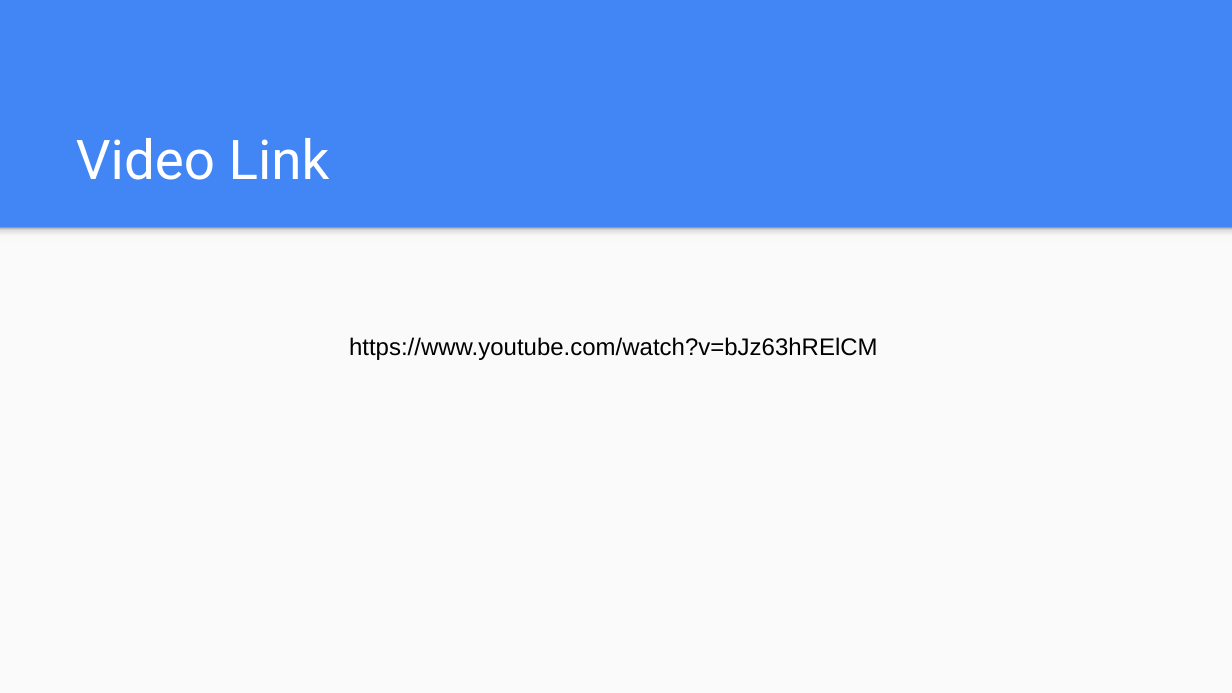
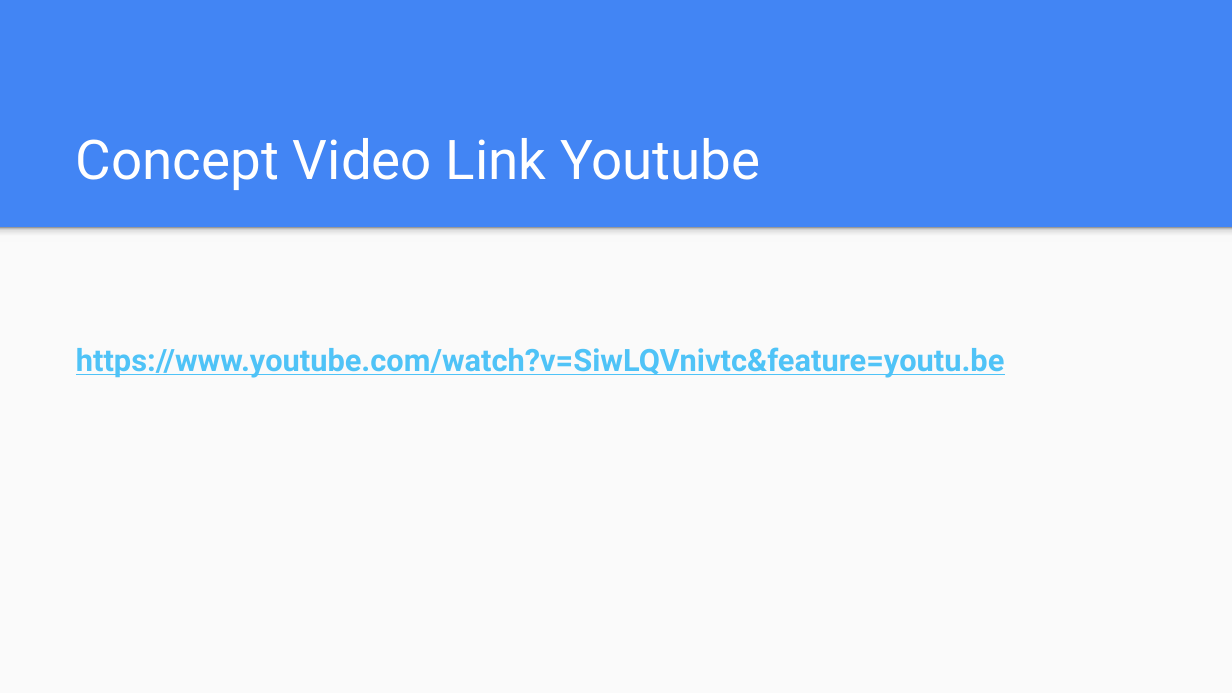
Before and after one commit to Zeeshanily/Citizen-Journalism, a slide deck: slide 9 of pj-task 3/Presentation.pptx. Drawn at 1232x693 pixels with LibreOffice and Linux fonts; fonts in the diff are those of the drawing. Boxes give left, top, right and bottom in pixels: in the first picture for what was removed or moved away, otherwise in the second. Text is boxed around its words. In the diff, an @@ line names an element or a change of style, - is before the commit and + after.

Commit message:
video link is updated

```diff
--- a/pj-task 3/Presentation.pptx
+++ b/pj-task 3/Presentation.pptx
@@ title at (76,138,760,190): text changed @@
-Video Link
+Concept Video Link Youtube
@@ text added at (76,347,1005,378), 18 pt, text #4FC3F7, bold, underline @@
+https://www.youtube.com/watch?v=SiwLQVnivtc&feature=youtu.be
@@ text removed at (349,337,878,360) @@
-https://www.youtube.com/watch?v=bJz63hRElCM
```
